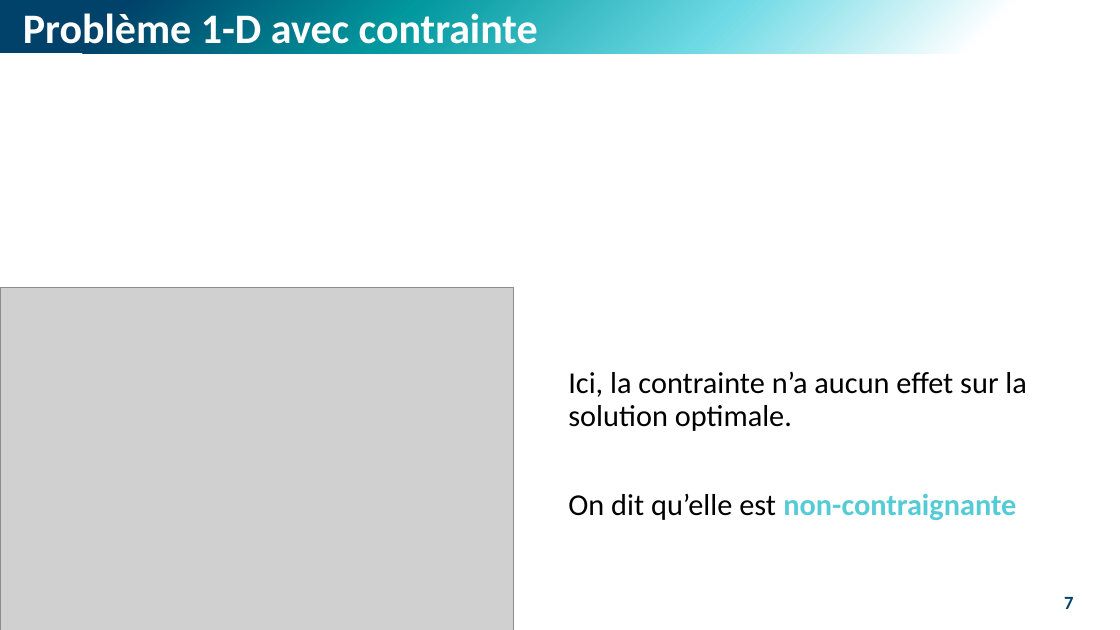
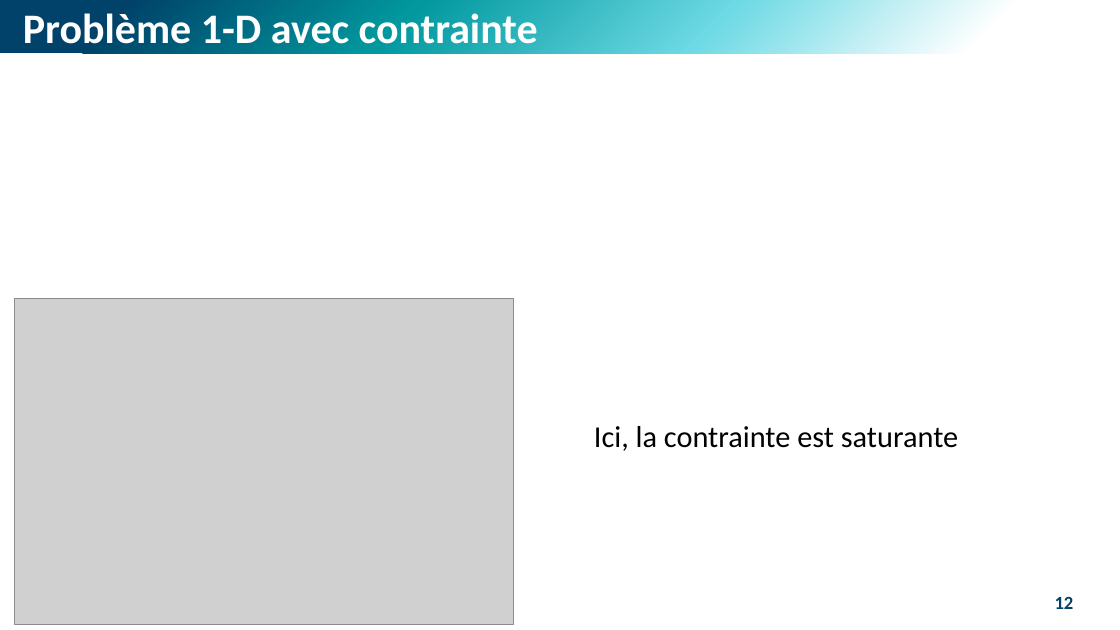
Before and after one commit to M-Berthelin/energy_mod_ISEL_MIX5, a slide deck: slide 12 of slides/2_Opt.pptx (slide 7 before the commit). Drawn at 1120x630 pixels with LibreOffice and Linux fonts; fonts in the diff are those of the drawing; grey boxes stand for pictures. Boxes give left, top, right and bottom in pixels: in the first picture for what was removed or moved away, otherwise in the second. Text is boxed around its words. In the diff, an @@ line names an element or a change of style, - is before the commit and + after.

```diff
--- a/slides/2_Opt.pptx
+++ b/slides/2_Opt.pptx
@@ picture: place and size @@
-picture at box(0, 288, 514, 630)
+picture at box(14, 298, 513, 624)
@@ text at box(594, 426, 958, 451): text changed @@
-Ici, la contrainte n’a aucun effet sur la solution optimale.
-On dit qu’elle est non-contraignante
+Ici, la contrainte est saturante
@@ page number at box(1055, 596, 1074, 609): text changed @@
-7
+12
```
Also in this commit, not shown: 7 other slides changed, 6 slides added, 6 slides removed, 2 other files.
